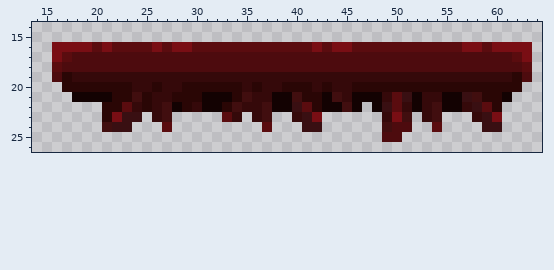
Sprite sheet -- Assets/Art/World/Platforms/Red/RedSemisolidoff.png. That is the earlier state.
The file is 80x48 pixels. Colours within 5 levels of each other are drawn and written as one. Shown: x 14..64, y 14..26.
The result:
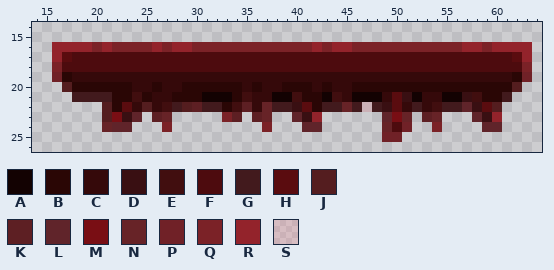
Palette (. is transparent): A #130202  B #2a0605  C #35090a  D #390f12  E #410e0f  F #4d0b0e  G #421a1d  H #5a0c0f  J #541d1f  K #5d1f23  L #60242a  M #790e14  N #672327  P #702127  Q #7b2227  R #93232b  S #ff7b8b33
What changed:
@@ x 14..64 @@
 15 ...................................................
-16 ..MMMMHMHHHHMHMMHHHHHHHHHHHHMHMMHHHHHHHHHHHMMHMMMM.
-17 ..MHFFFFFFFFFFFFFFFFFFFFFFFFFFFFFFFFFFFFFFFFFFFFHM.
-18 ..HFFFFFFFFFFFFFFFFFFFFFFFFFFFFFFFFFFFFFFFFFFFFFFH.
-19 ..FBCCCCCCCCCCCCCCCCCCCCCCCCCCCCCCCCCCCCCCCCCCCCBF.
-20 ...BBBBBBBCCBCCBBBBBBCBCCBBBCBCCBBBBBBBBBBBBBBBBB..
-21 ....AAAABBEBCCBBBAAABECCAAEBBAECAAACHDACCAADEBBA...
-22 .......BBHCBCEABCAABECCEAADHBAAEA.ADHCACEAACDHB....
-23 .......BMDD.CE.....HC.CE..CDM......CME.CE...CDM....
-24 .......EDD...H.........H...DD......EFF..H....DD....
-25 ...................................FF..............
+16 ..RRRRQRQQQQRQRRQQQQQQQQQQQQRQRRQQQQQQQQQQQRRQRRRR.
+17 ..RHFFFFFFFFFFFFFFFFFFFFFFFFFFFFFFFFFFFFFFFFFFFFHR.
+18 ..QFFFFFFFFFFFFFFFFFFFFFFFFFFFFFFFFFFFFFFFFFFFFFFQ.
+19 ..PBCCCCCCCCCCCCCCCCCCCCCCCCCCCCCCCCCCCCCCCCCCCCBP.
+20 ...JBBBBBBCCBCCBBBBBBCBCCBBBCBCCBBBBBBBBBBBBBBBBJ..
+21 ....GGGGBBEBCCBBBAAABECCAAEBBAECAAACHDACCAADEBBG...
+22 .......JBHCJCEGJKGGBEKCNGGDHBGGNGSGDHCGCEGGLDHJ....
+23 .......JMDL.KN.....QK.KN..LDR......LMN.KN...LDR....
+24 .......NLL...Q.........Q...LL......NFP..Q....LL....
+25 ...................................PP..............
 26 ...................................................
Where, in picture pixels (left, top, right, bottom), the same in both pictures:
changed: (52, 42, 532, 142)
